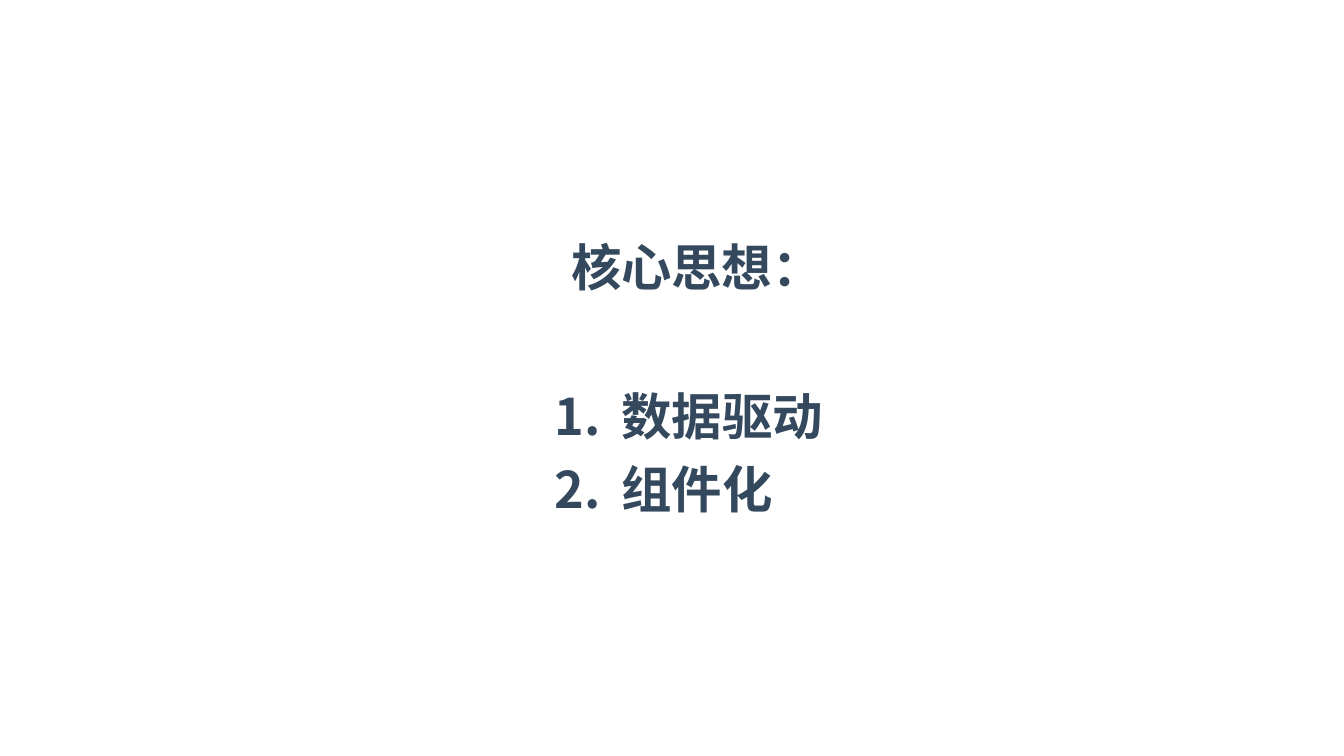
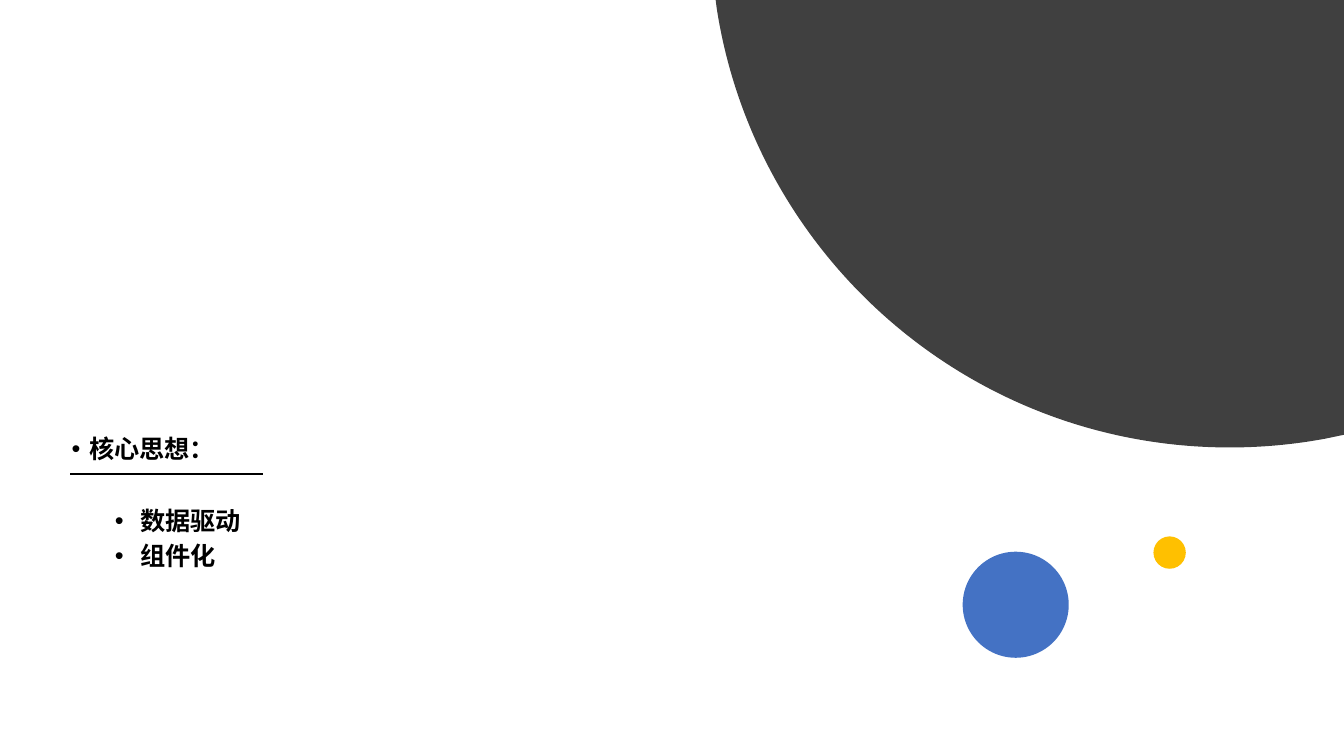
Before and after one commit to RamirezET/vue-sharing, a slide deck: slide 5 of Vue 2.pptx. Drawn at 1344x756 pixels with LibreOffice and Linux fonts; fonts in the diff are those of the drawing. Boxes give left, top, right and bottom in pixels: in the first picture for what was removed or moved away, otherwise in the second. Text is boxed around its words. In the diff, an @@ line names an element or a change of style, - is before the commit and + after.

```diff
--- a/Vue 2.pptx
+++ b/Vue 2.pptx
@@ freeform shape added at bbox=[716, 0, 1344, 448], fill #404040 @@
@@ text "核心思想：": place and size @@
-text "核心思想：" at bbox=[571, 243, 823, 513]
+text "核心思想：" at bbox=[90, 436, 240, 568]
@@ text "核心思想：" at bbox=[90, 436, 240, 568]: size 36 to 18 pt, text colour #34495E to #000000; bullet none to •; line spacing 1.2 to 0.9; more space between paragraphs; bullet 1. to •; vertical alignment top to middle @@
@@ line added from (71, 474) to (262, 474), #000000 1.5 pt @@
@@ ellipse added at bbox=[1153, 536, 1186, 569], fill #FFC000 @@
@@ ellipse added at bbox=[963, 552, 1069, 657], fill #4472C4 @@
```
Also in this commit, not shown: 6 other slides changed, 1 slide removed.
